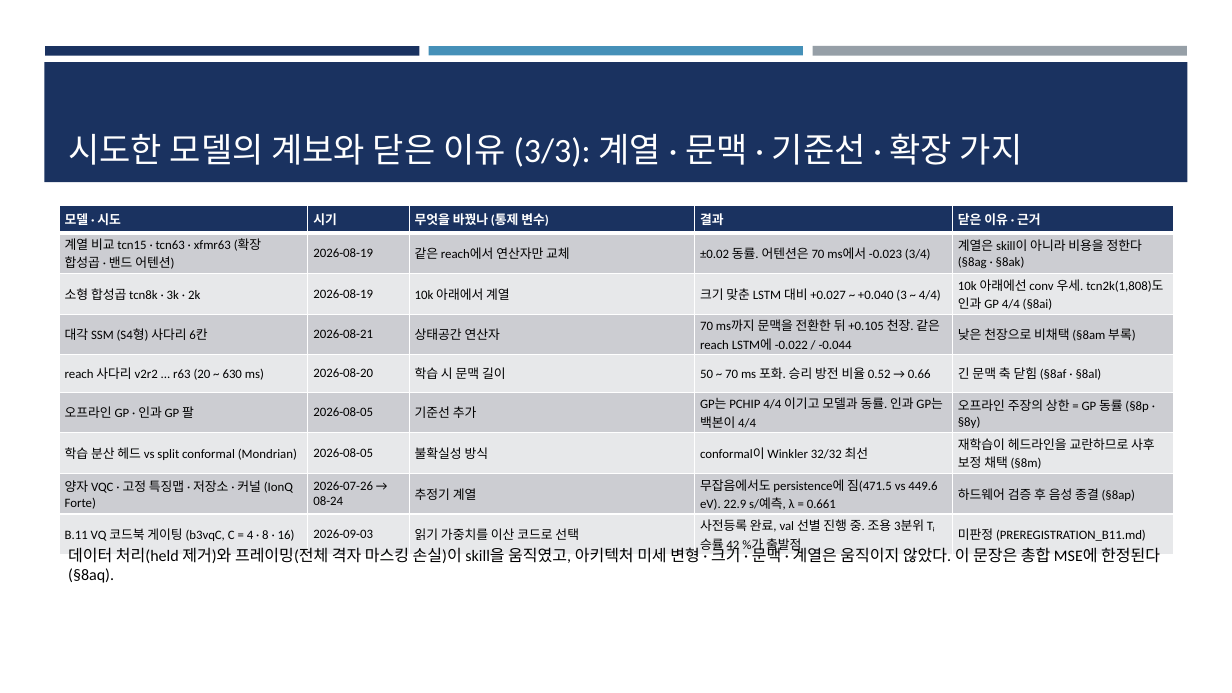
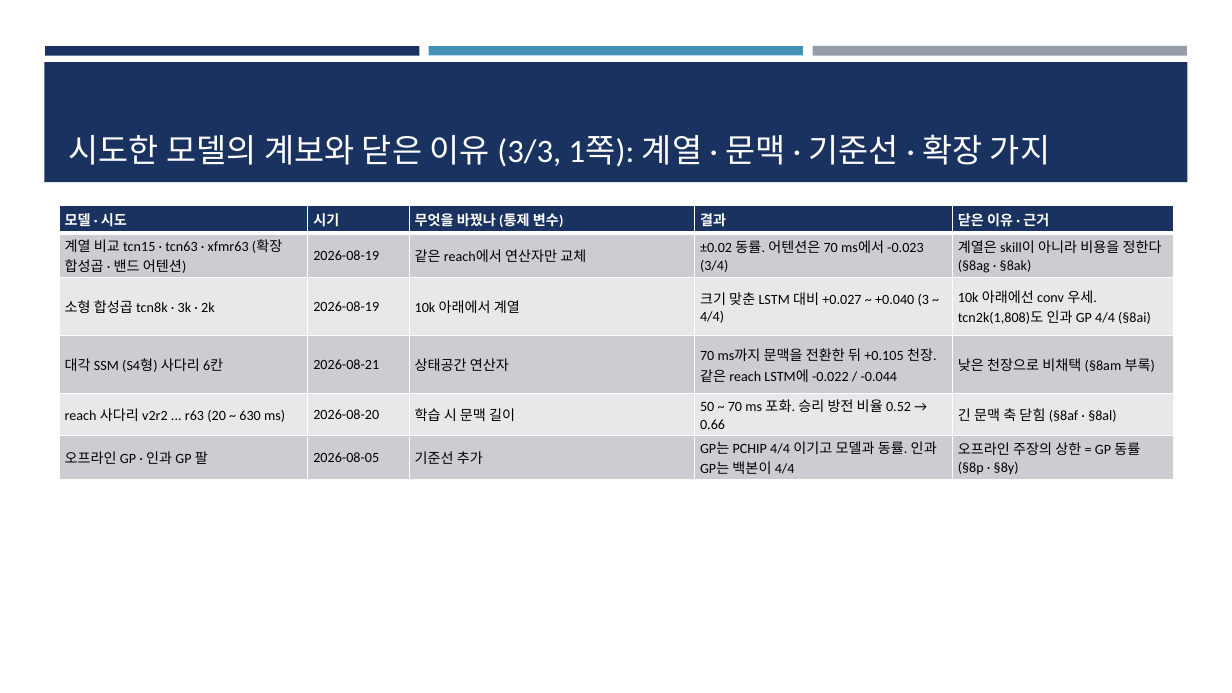
Before and after one commit to iseungsang01/ml-intern-revision, a slide deck: slide 54 of docs/presentation/KSTAR_CES_졸논정리_논문흐름.pptx. Drawn at 1232x693 pixels with LibreOffice and Linux fonts; fonts in the diff are those of the drawing. Boxes give left, top, right and bottom in pixels: in the first picture for what was removed or moved away, otherwise in the second. Text is boxed around its words. In the diff, an @@ line names an element or a change of style, - is before the commit and + after.

```diff
--- a/docs/presentation/KSTAR_CES_졸논정리_논문흐름.pptx
+++ b/docs/presentation/KSTAR_CES_졸논정리_논문흐름.pptx
@@ title at (68,134,1050,167): text changed; size 26.5 to 25.5 pt @@
-시도한 모델의 계보와 닫은 이유 (3/3): 계열 · 문맥 · 기준선 · 확장 가지
+시도한 모델의 계보와 닫은 이유 (3/3, 1쪽): 계열 · 문맥 · 기준선 · 확장 가지
@@ table at (59,205,1174,479) @@
-row 7: 학습 분산 헤드 vs split conformal (Mondrian) | 2026-08-05 | 불확실성 방식 | conformal이 Winkler 32/32 최선 | 재학습이 헤드라인을 교란하므로 사후 보정 채택 (§8m)
-row 8: 양자 VQC · 고정 특징맵 · 저장소 · 커널 (IonQ Forte) | 2026-07-26 → 08-24 | 추정기 계열 | 무잡음에서도 persistence에 짐(471.5 vs 449.6 eV). 22.9 s/예측, λ = 0.661 | 하드웨어 검증 후 음성 종결 (§8ap)
-row 9: B.11 VQ 코드북 게이팅 (b3vqC, C = 4 · 8 · 16) | 2026-09-03 | 읽기 가중치를 이산 코드로 선택 | 사전등록 완료, val 선별 진행 중. 조용 3분위 Tᵢ 승률 42 %가 출발점 | 미판정 (PREREGISTRATION_B11.md)
@@ text removed at (68,545,1160,583) @@
-데이터 처리(held 제거)와 프레이밍(전체 격자 마스킹 손실)이 skill을 움직였고, 아키텍처 미세 변형 · 크기 · 문맥 · 계열은 움직이지 않았다. 이 문장은 총합 MSE에 한정된다(§8aq).
```
Also in this commit, not shown: 4 other slides changed, 2 slides added, 12 other files.
